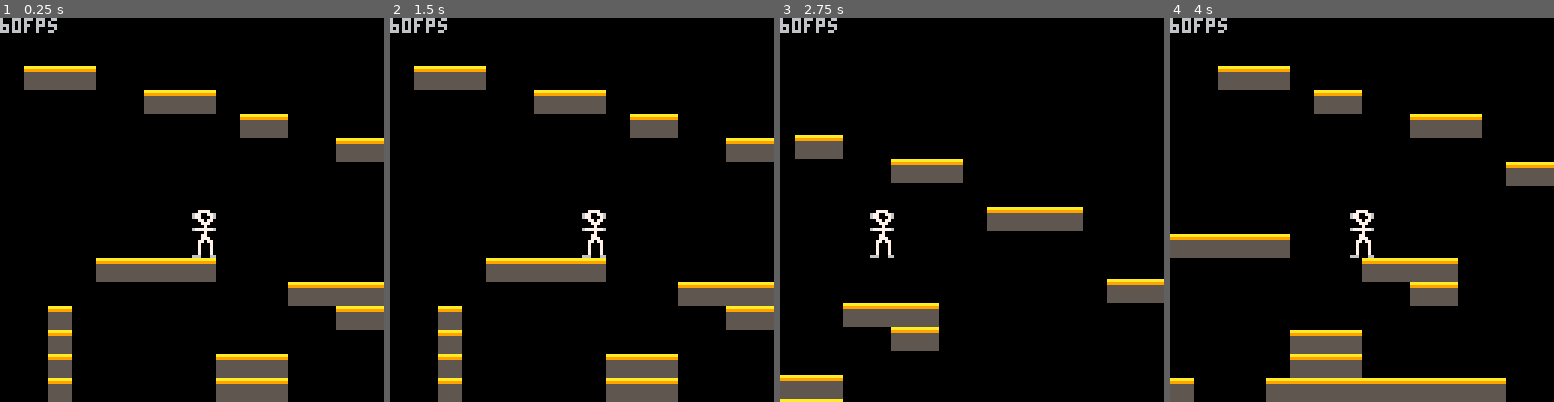
Above: before the commit, frames 1-4 (left to right).
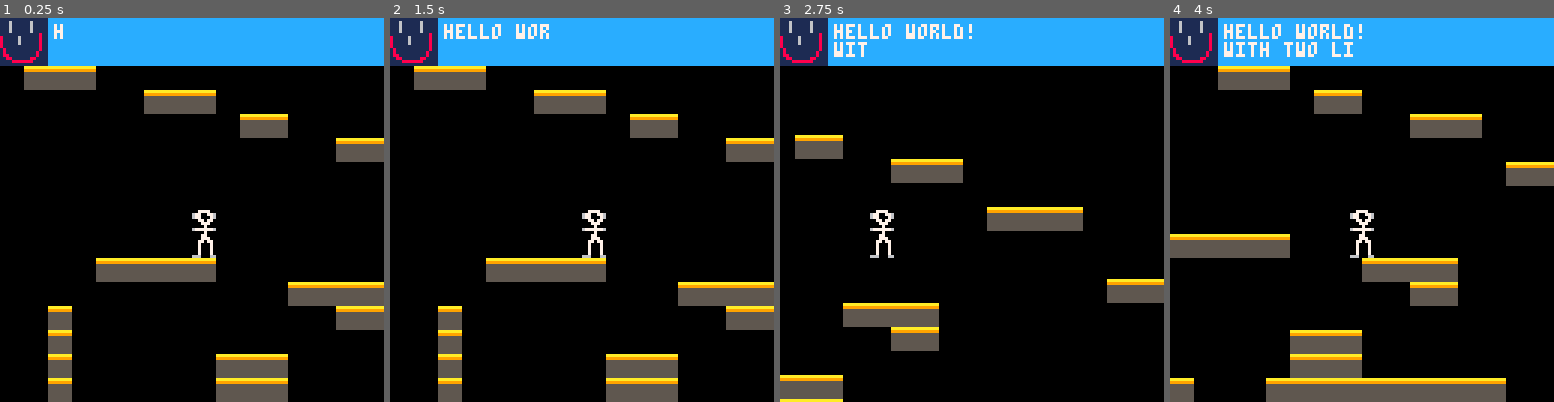
Above: after the commit, the same moments.

Repository: nsatragno/pico8-carts
Game: PICO-8 cartridge space_kludge/space_kludge.p8
Two runs of this game, one before a commit and one after it. Both use one fixed random seed, a clock stepped at 60 frames per second and the inputs below.
Inputs:
- Up to frame 1 (0.25 s): no input
- Up to frame 2 (1.5 s): no input
- Up to frame 3 (2.75 s): hold Right 1.6-2.1 s; hold Up 2.15-2.42 s; hold Right from 2.47 s (still down)
- Up to frame 4 (4 s): release Right at 3.03 s; hold Left 3.08-3.58 s

The runs differ from the first frame. In frame 1, 12% of the frame differs, in the area x 0-100%, y 0-13%; in frame 2, 12%; in frame 3, 12%; in frame 4, 12%.

Commit message:
[kludge] Dialog system.

Diff:
--- a/space_kludge/space_kludge.p8
+++ b/space_kludge/space_kludge.p8
@@ -80,6 +80,33 @@
   }
 end  -- create_player
 
+function create_dialog(messages)
+  return {
+    ticks = 0,
+    messages = messages,
+
+    update = function(self)
+      self.ticks += 1
+      self.current_message = sub(messages[1].text, 0, self.ticks / 10)
+      if self.ticks / 10 > #messages[1].text + 12 then
+        self.ticks = 0
+        deli(messages, 1)
+        if #messages <= 0 then
+          return true
+        end
+      end
+    end,  -- dialog:update
+
+    draw = function(self)
+      camera()
+      rectfill(0, 0, 127, 15, 12)
+      print(self.current_message, 18, 2, 7)
+      spr(messages[1].sprite, 0, 0, 2, 2)
+      camera(g_camera.x, g_camera.y)
+    end,  -- dialog:draw
+  }
+end  -- create_dialog
+
 function _init()
   g_player = create_player()
   g_actors = { g_player }
@@ -123,18 +150,29 @@
       self.y = player.y - 64
     end,  -- camera:update
   }
+
+  add(g_actors, create_dialog({
+    {
+      text = "hello world!\nwith two lines!",
+      sprite = 32,
+    },
+    {
+      text = "i love you kat!",
+      sprite = 34,
+    },
+  }))
 end  -- _init()
 
 function _update60()
   for actor in all(g_actors) do
-    actor:update()
+    if actor:update() then
+      del(g_actors, actor)
+    end
   end
 end  -- _update60
 
 function _draw()
   cls()
-  camera()
-  print(stat(7).."fps")
   g_camera:update(g_player)
   camera(g_camera.x, g_camera.y)
   g_map:draw()
@@ -159,6 +197,22 @@
 00700070000000000000000000000000000000000000000000000000000000000000000000000000000000000000000000000000000000000000000000000000
 00700070000000000000000000000000000000000000000000000000000000000000000000000000000000000000000000000000000000000000000000000000
 66600066000000000000000000000000000000000000000000000000000000000000000000000000000000000000000000000000000000000000000000000000
+11111111111111110000000000000000000000000000000000000000000000000000000000000000000000000000000000000000000000000000000000000000
+11161111116111110000000000000000000000000000000000000000000000000000000000000000000000000000000000000000000000000000000000000000
+11161111116111110000000000000000000000000000000000000000000000000000000000000000000000000000000000000000000000000000000000000000
+11161111116111110000eeee0ee00000000000000000000000000000000000000000000000000000000000000000000000000000000000000000000000000000
+1116111111611111000e000e0eee0000000000000000000000000000000000000000000000000000000000000000000000000000000000000000000000000000
+111111111111181100ee0000ee0ee000000000000000000000000000000000000000000000000000000000000000000000000000000000000000000000000000
+811111611111181100e00000e000e000000000000000000000000000000000000000000000000000000000000000000000000000000000000000000000000000
+811111611111181100e00000e000e000000000000000000000000000000000000000000000000000000000000000000000000000000000000000000000000000
+811111611111181100ee00000000e000000000000000000000000000000000000000000000000000000000000000000000000000000000000000000000000000
+8111111111111811000e00000000e000000000000000000000000000000000000000000000000000000000000000000000000000000000000000000000000000
+1811111111111811000e00000000e000000000000000000000000000000000000000000000000000000000000000000000000000000000000000000000000000
+18111111111181110000e000000ee000000000000000000000000000000000000000000000000000000000000000000000000000000000000000000000000000
+18811111111181110000ee00000e0000000000000000000000000000000000000000000000000000000000000000000000000000000000000000000000000000
+118811111188111100000e0000ee0000000000000000000000000000000000000000000000000000000000000000000000000000000000000000000000000000
+1111888888811111000000ee00e00000000000000000000000000000000000000000000000000000000000000000000000000000000000000000000000000000
+11111111111111110000000eee000000000000000000000000000000000000000000000000000000000000000000000000000000000000000000000000000000
 __gff__
 0001000000000000000000000000000000000000000000000000000000000000000000000000000000000000000000000000000000000000000000000000000000000000000000000000000000000000000000000000000000000000000000000000000000000000000000000000000000000000000000000000000000000000
 0000000000000000000000000000000000000000000000000000000000000000000000000000000000000000000000000000000000000000000000000000000000000000000000000000000000000000000000000000000000000000000000000000000000000000000000000000000000000000000000000000000000000000
